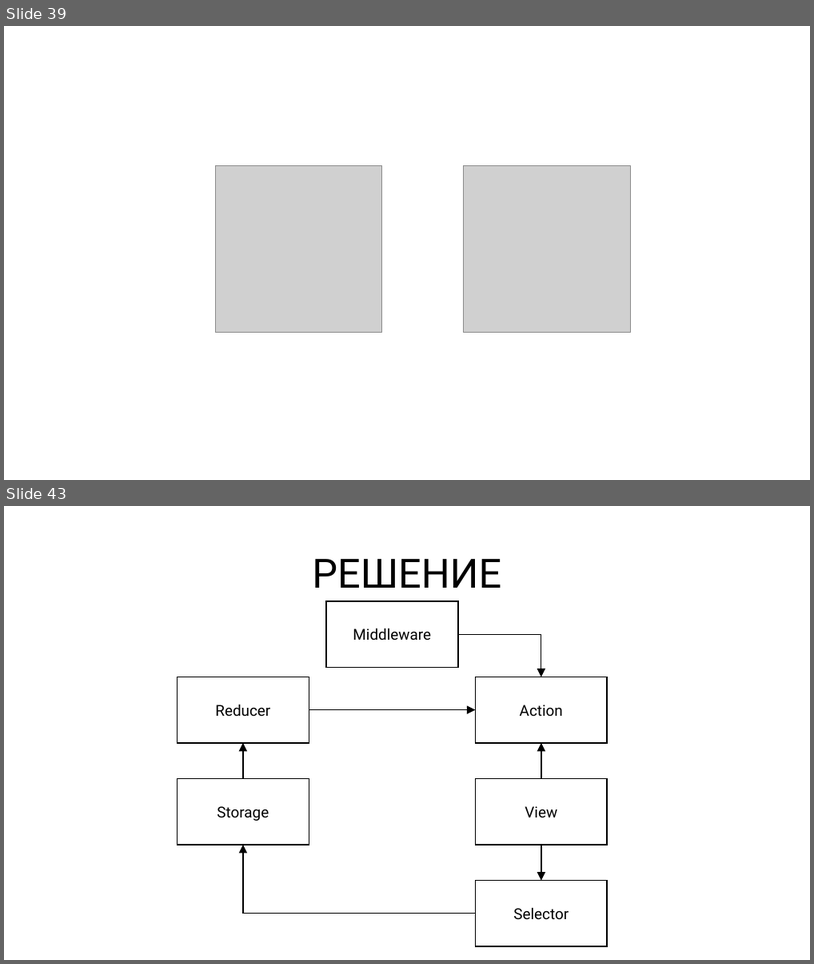
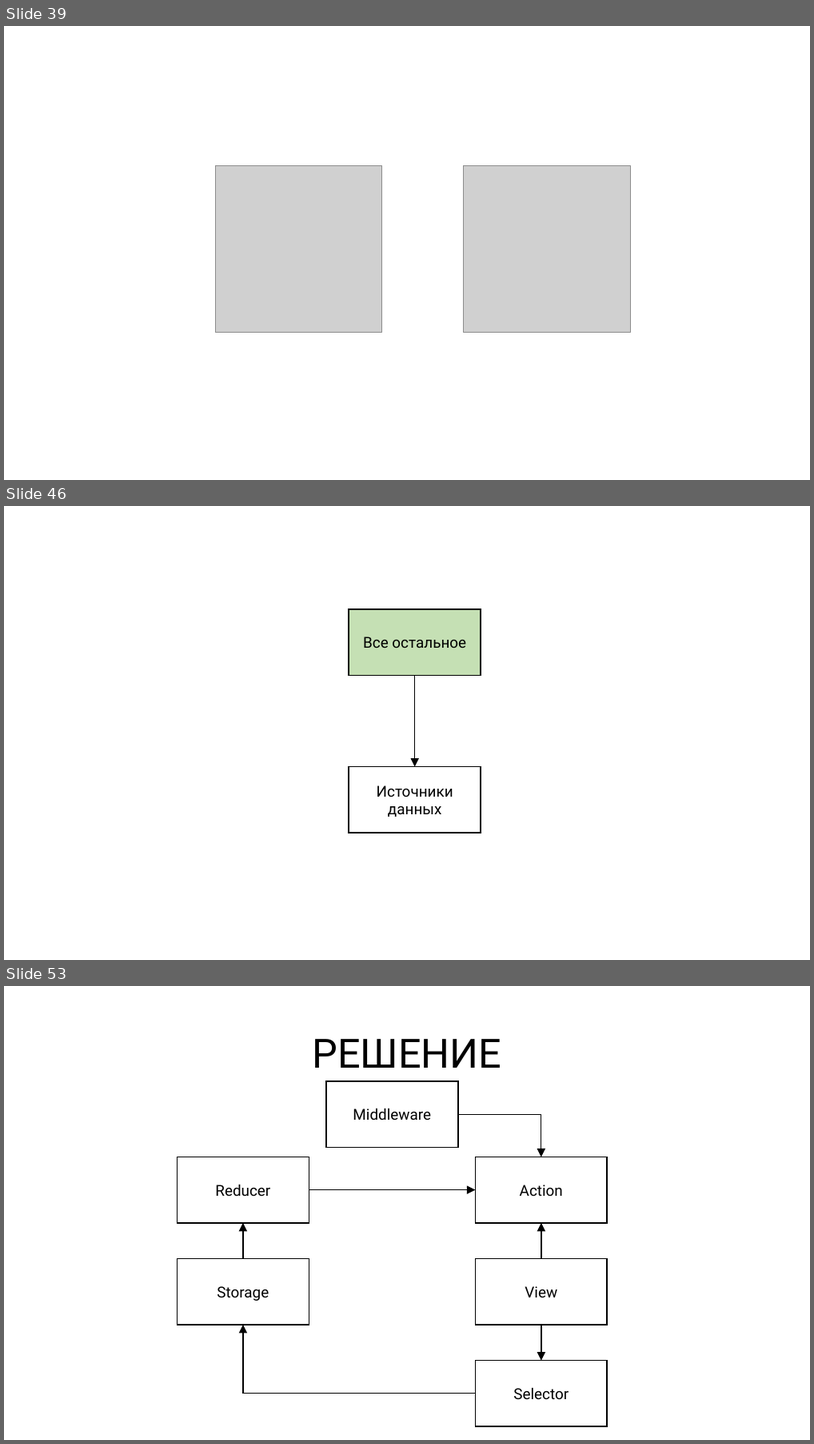
Before and after one commit to rkhaimov/brain-gym, a slide deck: Презентация.pptx. Shown one above the other, each under a label of ours: slides 39 and 43 before the commit, slides 39, 46 and 53 after it; the slides between them are not shown. The pictures are 814x964 and 814x1444 pixels, drawn with LibreOffice and Linux fonts; fonts in the diff are those of the drawing; grey boxes stand for pictures. Boxes give left, top, right and bottom in pixels: in the first picture for what was removed or moved away, otherwise in the second. Text is boxed around its words. In the diff, an @@ line names an element or a change of style, - is before the commit and + after.

```diff
--- a/Презентация.pptx
+++ b/Презентация.pptx
@@ slide 46 added at bbox=[4, 506, 810, 960], background #FFFFFF @@
@@ rectangle added at bbox=[349, 609, 481, 676], fill #C5E0B4, outline #000000 1.5 pt, 18 pt, text #000000 @@
+Все остальное
@@ elbow arrow added from (415, 676) to (415, 767), #000000 1.25 pt @@
@@ rectangle added at bbox=[349, 767, 481, 832], fill #FFFFFF, outline #000000 1.5 pt, 18 pt, text #000000 @@
+Источники данных
@@ what was slide 43 is now slide 53 @@
```
Also in this commit, not shown: 9 slides changed, 17 other slides added, 8 slides removed, 1 other file.
